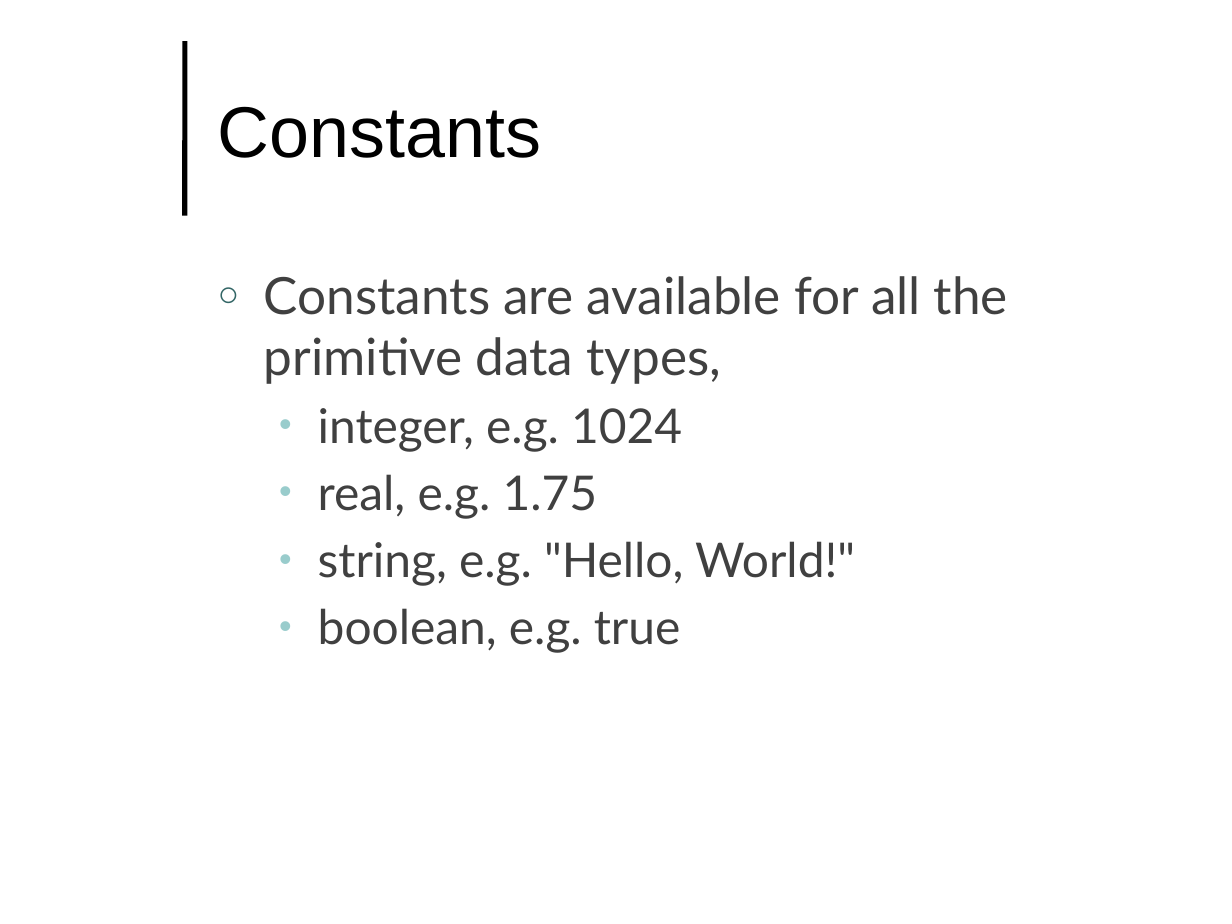
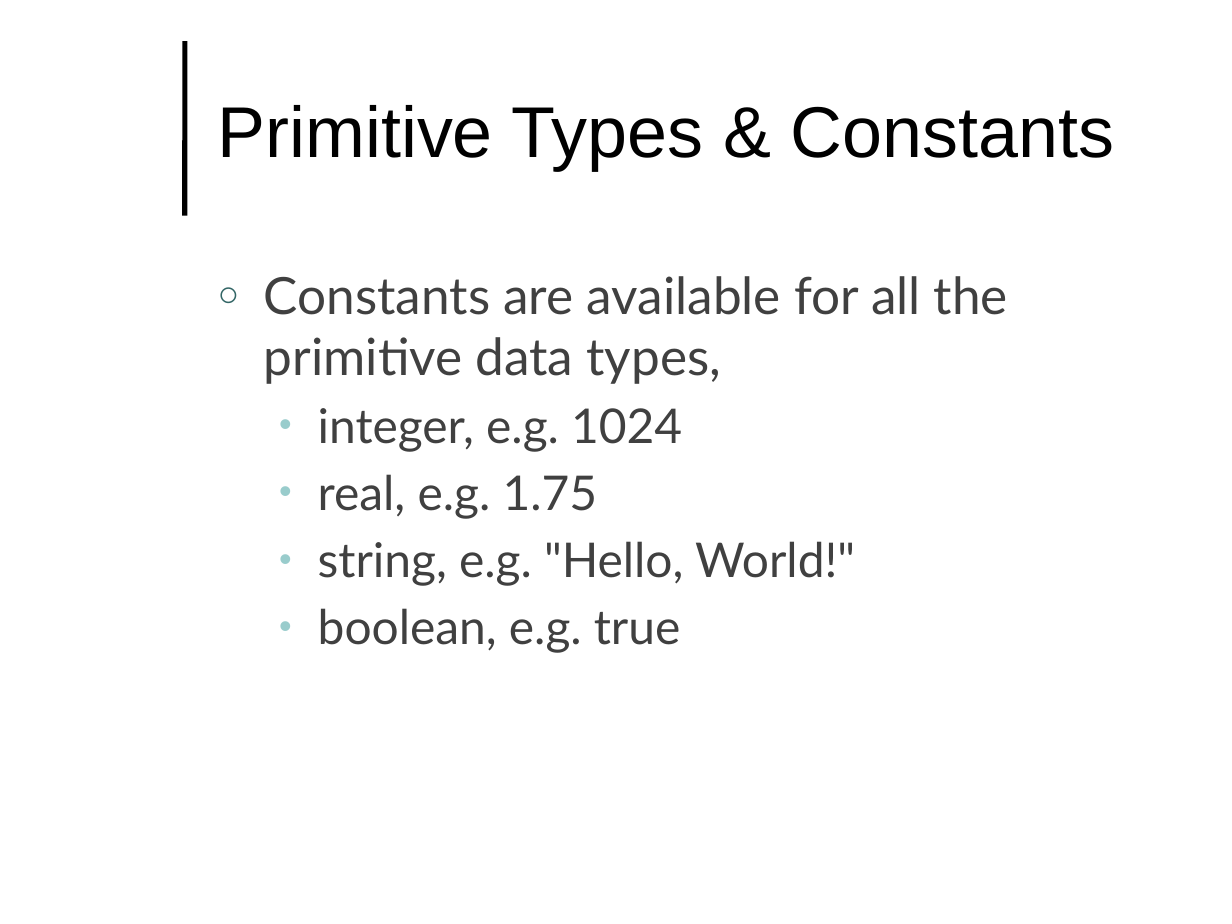
Before and after one commit to lutzhamel/CSC493, a slide deck: slide 4 of notes/csc493-ln002.pptx (slide 3 before the commit). Drawn at 1232x924 pixels with LibreOffice and Linux fonts; fonts in the diff are those of the drawing; background and template pictures are left out. Boxes give left, top, right and bottom in pixels: in the first picture for what was removed or moved away, otherwise in the second. Text is boxed around its words. In the diff, an @@ line names an element or a change of style, - is before the commit and + after.

```diff
--- a/notes/csc493-ln002.pptx
+++ b/notes/csc493-ln002.pptx
@@ title at [218, 105, 1114, 170]: text changed @@
-Constants
+Primitive Types & Constants
```
Also in this commit, not shown: 4 other slides changed, 2 slides added, 25 other files.
